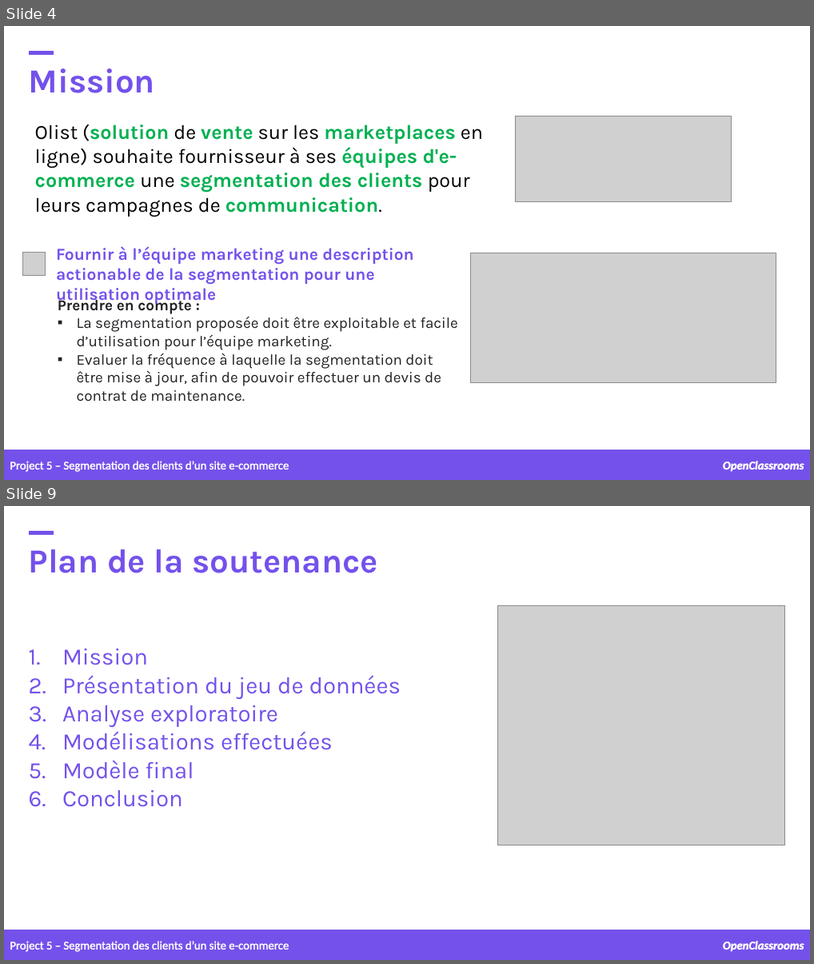
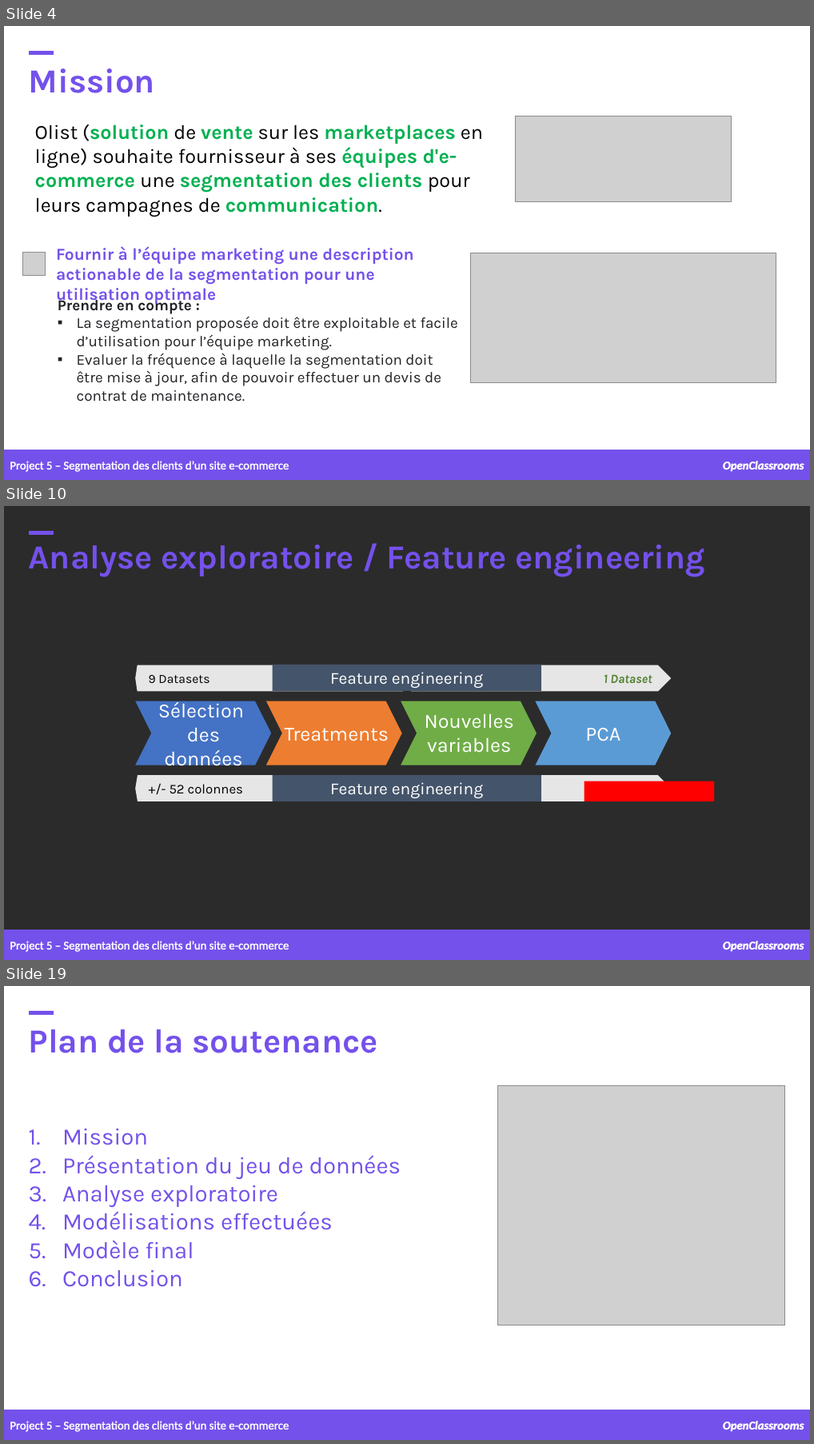
Before and after one commit to samirhinojosa/OC-P5-segment-customers-of-website, a slide deck: supports/P5_presentation v1.pptx. Shown one above the other, each under a label of ours: slides 4 and 9 before the commit, slides 4, 10 and 19 after it; the slides between them are not shown. The pictures are 814x964 and 814x1444 pixels, drawn with LibreOffice and Linux fonts; fonts in the diff are those of the drawing; grey boxes stand for pictures; background and template pictures are left out; a plain dark background stands for a picture behind light text. Boxes give left, top, right and bottom in pixels: in the first picture for what was removed or moved away, otherwise in the second. Text is boxed around its words. In the diff, an @@ line names an element or a change of style, - is before the commit and + after.

```diff
--- a/supports/P5_presentation v1.pptx
+++ b/supports/P5_presentation v1.pptx
@@ slide 10 added at bbox=[4, 506, 810, 960], background picture (left out) @@
@@ text added at bbox=[29, 544, 706, 577], 40 pt, text #7451EB, bold @@
+Analyse exploratoire / Feature engineering
@@ rectangle added at bbox=[29, 531, 53, 535], fill #7451EB, outline #7451EB 1 pt @@
@@ pentagon arrow added at bbox=[135, 665, 403, 691], fill #E7E6E6, 15 pt, text #000000 @@
+9 Datasets
@@ rectangle added at bbox=[273, 664, 542, 691], fill #44546A, 20 pt, text #FFFFFF @@
+Feature engineering
@@ pentagon arrow added at bbox=[411, 665, 671, 691], fill #E7E6E6, 15 pt, text #548235, bold, italic @@
+1 Dataset
@@ freeform shape added at bbox=[135, 700, 271, 765], fill #4472C4 @@
@@ text added at bbox=[158, 699, 244, 771], 24 pt, text #FFFFFF @@
+Sélection
+des données
@@ freeform shape added at bbox=[266, 700, 402, 765], fill #ED7D31 @@
@@ freeform shape added at bbox=[401, 700, 537, 765], fill #70AD47 @@
@@ text added at bbox=[425, 714, 514, 752], 24 pt, text #FFFFFF @@
+Nouvelles variables
@@ freeform shape added at bbox=[536, 700, 672, 765], fill #5B9BD5 @@
@@ text added at bbox=[285, 728, 390, 741], 24 pt, text #FFFFFF @@
+Treatments
@@ text added at bbox=[586, 728, 621, 741], 24 pt, text #FFFFFF @@
+PCA
@@ pentagon arrow added at bbox=[135, 776, 404, 801], fill #E7E6E6, 16 pt, text #000000 @@
++/- 52 colonnes
@@ rectangle added at bbox=[273, 776, 542, 801], fill #44546A, 20 pt, text #FFFFFF @@
+Feature engineering
@@ pentagon arrow added at bbox=[412, 776, 672, 801], fill #E7E6E6, 15 pt, text #548235, bold, italic @@
+13 colonnes
@@ rectangle added at bbox=[585, 780, 715, 801], fill #FF0000 @@
@@ rectangle added at bbox=[4, 929, 810, 960], fill #7451EB, outline #7451EB 1 pt @@
@@ text added at bbox=[10, 940, 289, 952], 14 pt, text #FFFFFF @@
+Project 5 – Segmentation des clients d’un site e-commerce
@@ text added at bbox=[723, 940, 805, 951], 14 pt, text #FFFFFF, bold, italic @@
+OpenClassrooms
@@ what was slide 9 is now slide 19 @@
```
Also in this commit, not shown: 1 slide changed, 9 other slides added, 2 other files.
